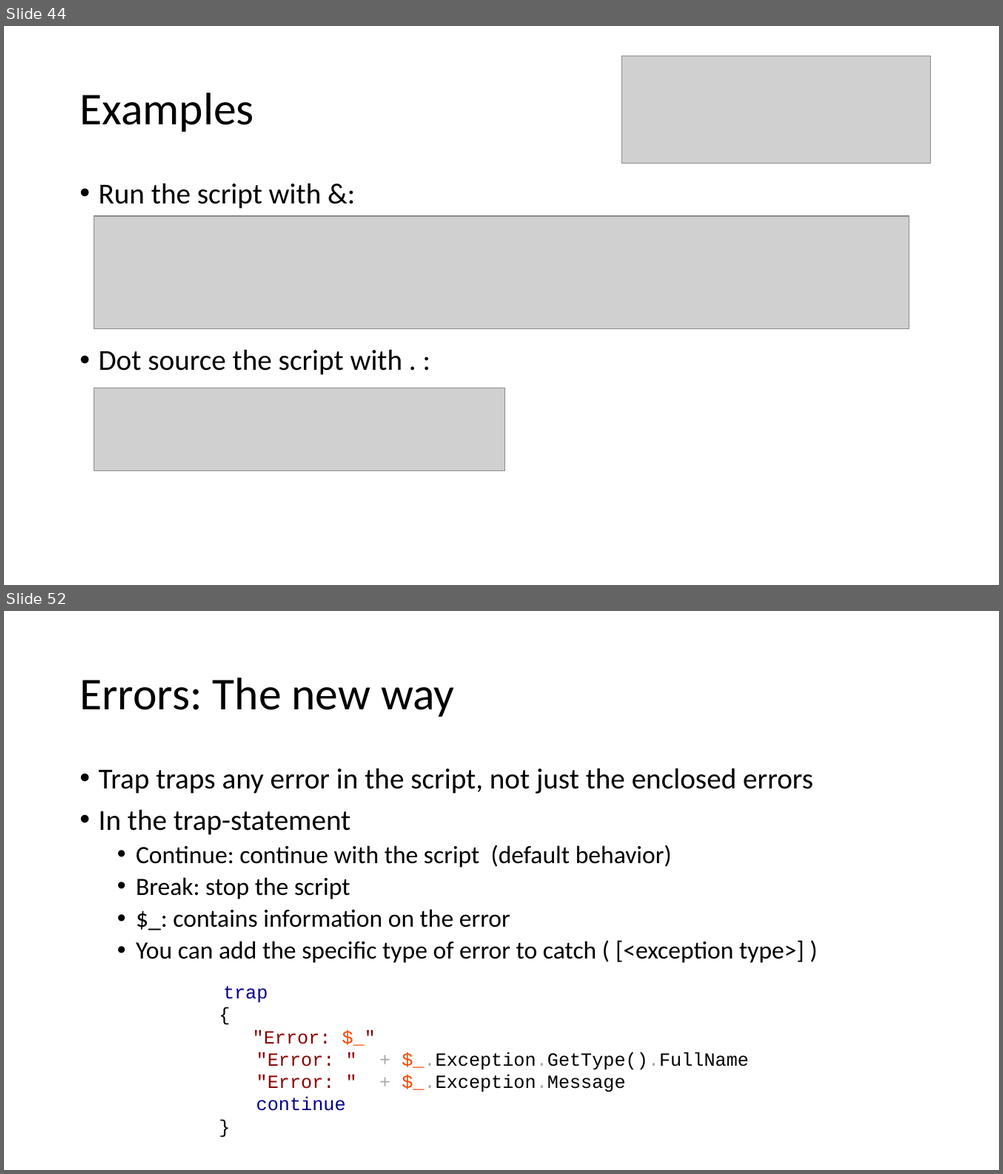
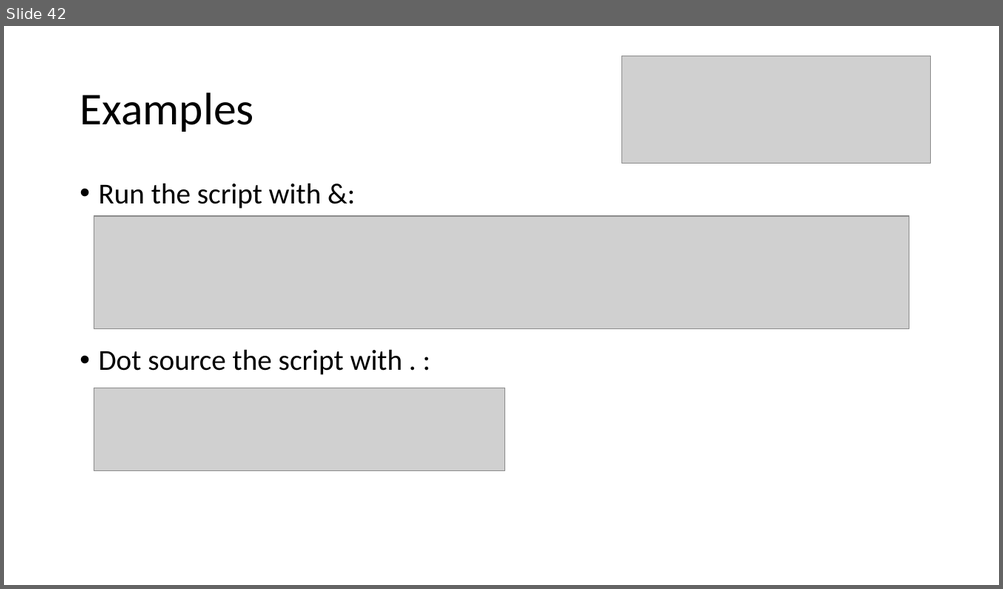
Before and after one commit to mjochen/PS-Basic-course, a slide deck: 2 - Scripting.pptx. Shown one above the other, each under a label of ours: slides 44 and 52 before the commit, slide 42 after it; the slides between them are not shown. The pictures are 1003x1174 and 1003x589 pixels, drawn with LibreOffice and Linux fonts; fonts in the diff are those of the drawing; grey boxes stand for pictures. Boxes give left, top, right and bottom in pixels: in the first picture for what was removed or moved away, otherwise in the second. Text is boxed around its words. In the diff, an @@ line names an element or a change of style, - is before the commit and + after.

```diff
--- a/2 - Scripting.pptx
+++ b/2 - Scripting.pptx
@@ slide 52 removed at (4, 611, 999, 1170), background #FFFFFF @@
@@ title removed at (79, 678, 455, 717) @@
-Errors: The new way
@@ text removed at (99, 768, 813, 963) @@
-• Trap traps any error in the script, not just the enclosed errors
-• In the trap-statement
-  • Continue: continue with the script (default behavior)
-  • Break: stop the script
-  • $_: contains information on the error
-  • You can add the specific type of error to catch ( [<exception type>] )
@@ text removed at (223, 986, 748, 1111) @@
-trap
-{
-"Error: $_"
-"Error: " + $_.Exception.GetType().FullName
-"Error: " + $_.Exception.Message
-continue
-}
@@ what was slide 44 is now slide 42 @@
```
Also in this commit, not shown: 4 slides added, 23 other slides removed, 1 other file.
